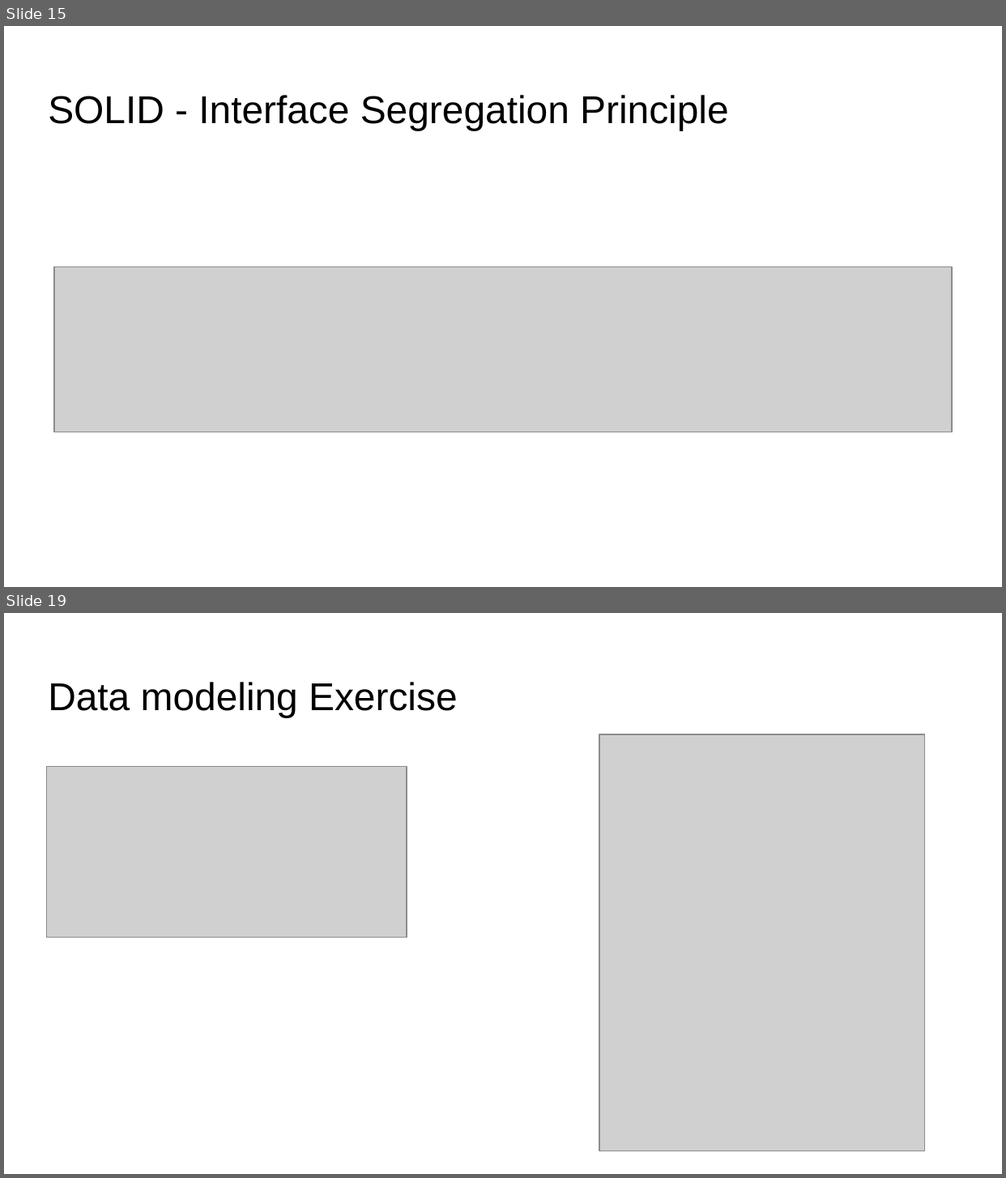
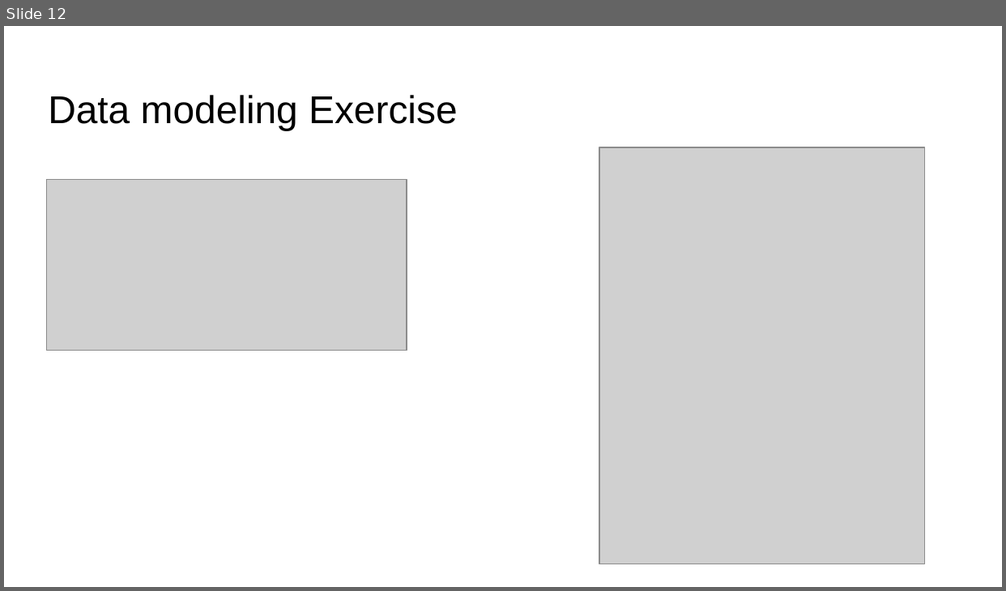
Before and after one commit to coroveiandrei/UTCNSoftwareDesignLab, a slide deck: lab2/Slides.pptx. Shown one above the other, each under a label of ours: slides 15 and 19 before the commit, slide 12 after it; the slides between them are not shown. The pictures are 1006x1178 and 1006x591 pixels, drawn with LibreOffice and Linux fonts; fonts in the diff are those of the drawing; grey boxes stand for pictures. Boxes give left, top, right and bottom in pixels: in the first picture for what was removed or moved away, otherwise in the second. Text is boxed around its words. In the diff, an @@ line names an element or a change of style, - is before the commit and + after.

```diff
--- a/lab2/Slides.pptx
+++ b/lab2/Slides.pptx
@@ slide 15 removed at (4,26,1002,587), background #FFFFFF @@
@@ title removed at (48,95,729,130) @@
-SOLID - Interface Segregation Principle
@@ picture removed at (54,267,951,433) @@
@@ what was slide 19 is now slide 12 @@
```
Also in this commit, not shown: 3 slides changed, 8 slides added, 14 other slides removed.
